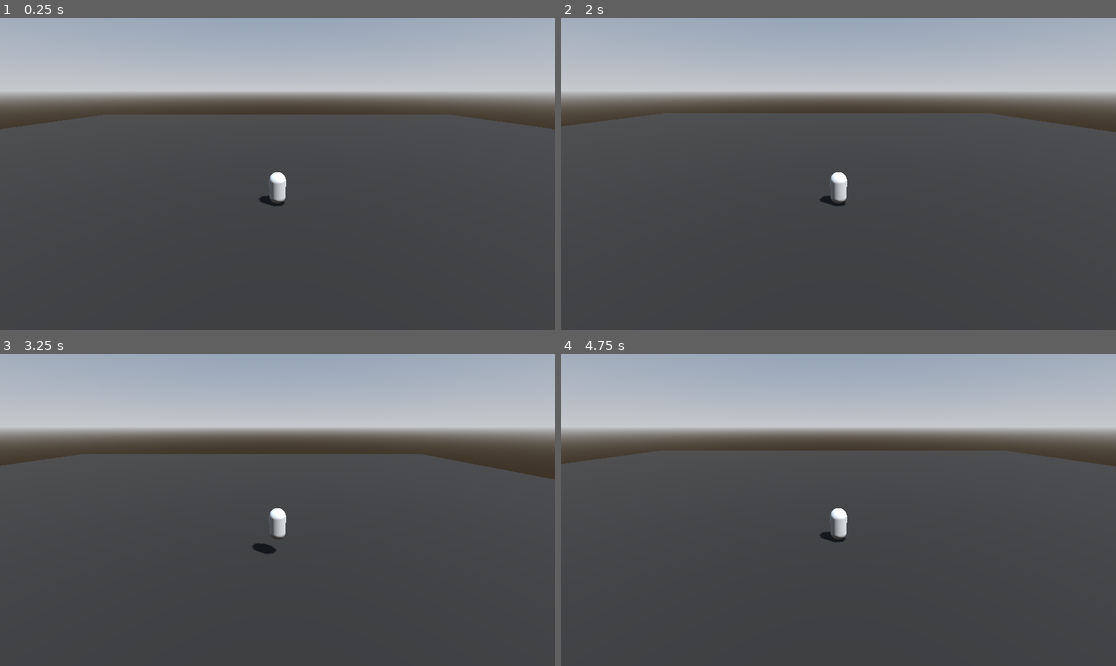
Above: before the commit, frames 1-4 (two rows, left to right).
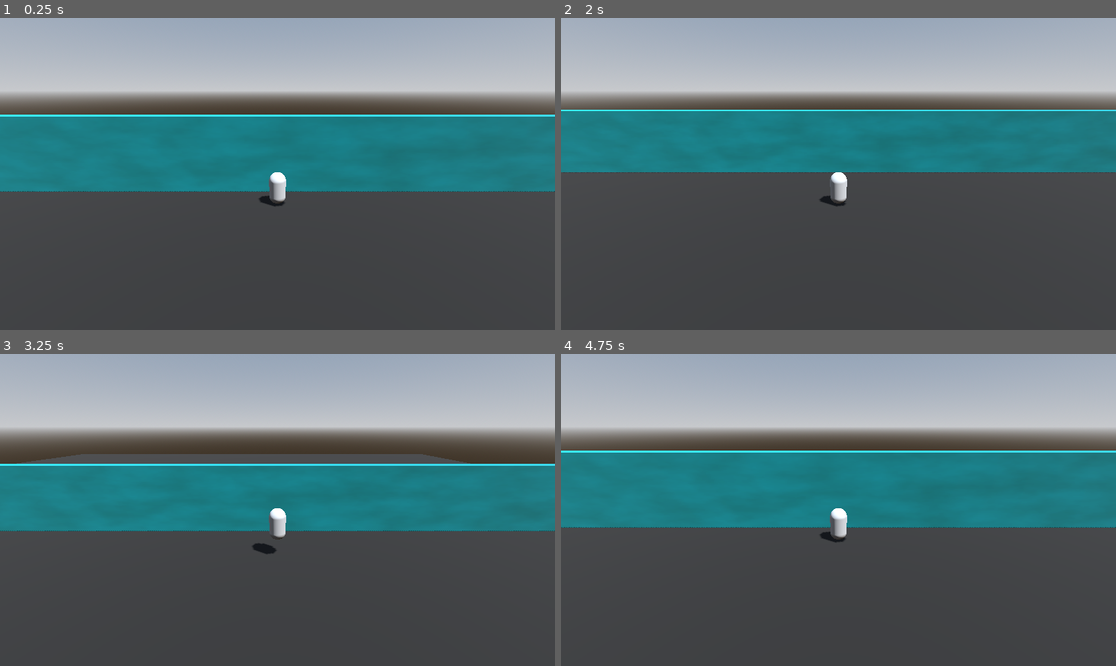
Above: after the commit, the same moments.

Repository: henpatsi/FreeFrancis
Game: Godot game, scene res://scenes/levels/level_x.tscn
The game is run twice, just before and just after one commit, with the same random seed, the same clock (stepped at 60 frames per second) and the same inputs.
Inputs:
- Up to frame 1 (0.25 s): no input
- Up to frame 2 (2 s): tap Enter at 0.5 s; hold Right (ui_right) 0.53-1.28 s; tap Space (jump) at 0.77, 1.52 s; hold Down (ui_down) from 1.28 s (still down)
- Up to frame 3 (3.25 s): release Down (ui_down) at 2.03 s; hold Right (ui_right) 2.03-2.78 s; tap Space (jump) at 2.75, 3.02 s; hold Up (ui_up) from 2.78 s (still down)
- Up to frame 4 (4.75 s): release Up (ui_up) at 3.53 s; hold Left (ui_left) from 3.53 s (still down); tap Space (jump) at 3.77, 4.52 s

The runs differ from the first frame. In frame 1, 25% of the frame differs, in the area x 0-100%, y 30-56%; in frame 2, 20%; in frame 3, 21%; in frame 4, 25%.

Commit message:
added test wall

Diff:
--- a/scenes/levels/level_x.tscn
+++ b/scenes/levels/level_x.tscn
@@ -24,6 +24,26 @@
 [sub_resource type="BoxShape3D" id="BoxShape3D_qwvhv"]
 size = Vector3(100, 2, 100)
 
+[sub_resource type="Gradient" id="Gradient_rx1ji"]
+colors = PackedColorArray(8.66354e-07, 0.424267, 0.442799, 1, 0, 0.358845, 0.359904, 1)
+
+[sub_resource type="FastNoiseLite" id="FastNoiseLite_vgf2r"]
+
+[sub_resource type="NoiseTexture2D" id="NoiseTexture2D_cnv2p"]
+width = 5120
+color_ramp = SubResource("Gradient_rx1ji")
+noise = SubResource("FastNoiseLite_vgf2r")
+
+[sub_resource type="StandardMaterial3D" id="StandardMaterial3D_kh46k"]
+albedo_texture = SubResource("NoiseTexture2D_cnv2p")
+
+[sub_resource type="BoxMesh" id="BoxMesh_evjbo"]
+material = SubResource("StandardMaterial3D_kh46k")
+size = Vector3(1, 5, 100)
+
+[sub_resource type="BoxShape3D" id="BoxShape3D_u2avq"]
+size = Vector3(1, 5, 100)
+
 [node name="LevelX" type="Node3D"]
 
 [node name="DirectionalLight3D" type="DirectionalLight3D" parent="."]
@@ -42,4 +62,13 @@
 [node name="CollisionShape3D" type="CollisionShape3D" parent="Ground"]
 shape = SubResource("BoxShape3D_qwvhv")
 
+[node name="Wall" type="StaticBody3D" parent="."]
+transform = Transform3D(1, 0, 0, 0, 1, 0, 0, 0, 1, -2, 2.5, 0)
+
+[node name="MeshInstance3D" type="MeshInstance3D" parent="Wall"]
+mesh = SubResource("BoxMesh_evjbo")
+
+[node name="CollisionShape3D" type="CollisionShape3D" parent="Wall"]
+shape = SubResource("BoxShape3D_u2avq")
+
 [node name="Player" parent="." instance=ExtResource("1_g7vh1")]
Not shown: 1 places in scenes/levels/level_x.tscn that only renumber resources
